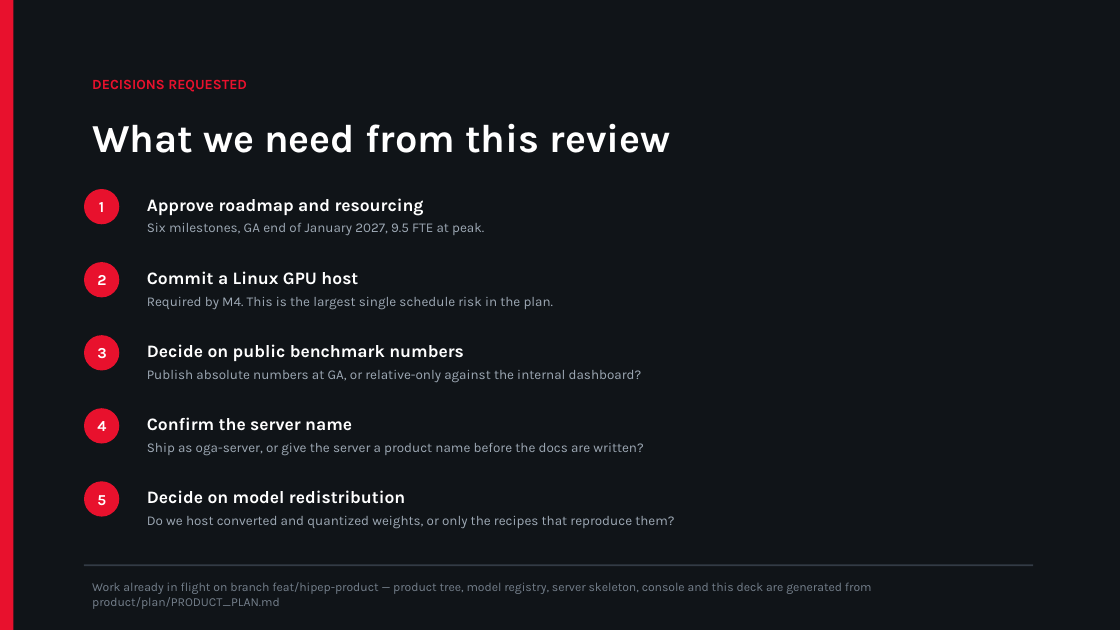
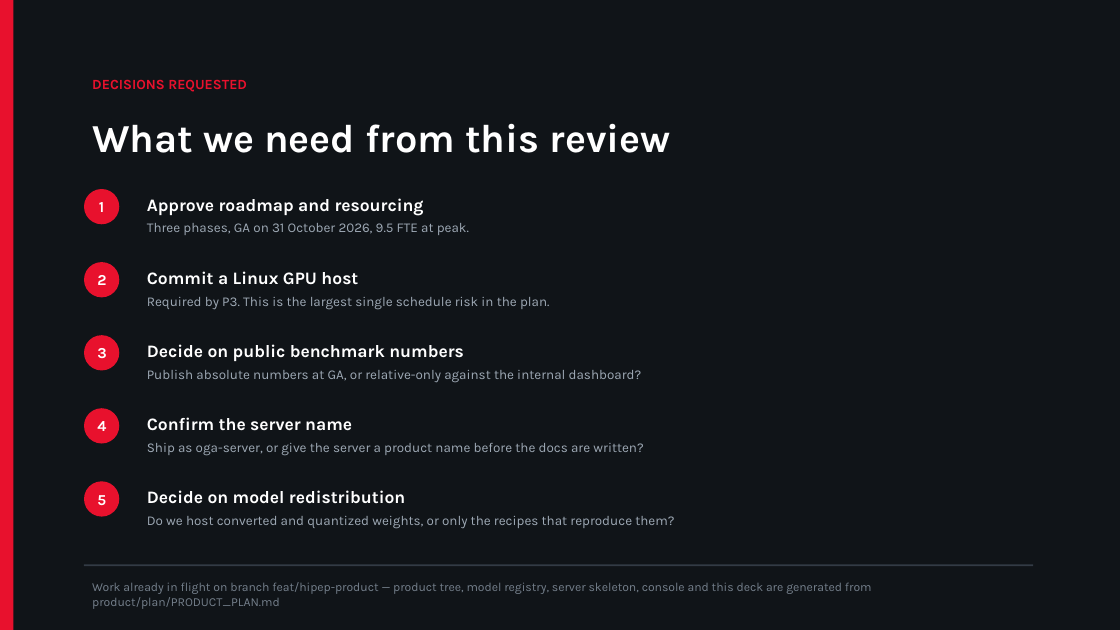
Before and after one commit to qianglin-amd/hip-ep, a slide deck: slide 14 of product/plan/HIP-EP-Product-Plan.pptx. Drawn at 1120x630 pixels with LibreOffice and Linux fonts; fonts in the diff are those of the drawing. Boxes give left, top, right and bottom in pixels: in the first picture for what was removed or moved away, otherwise in the second. Text is boxed around its words. In the diff, an @@ line names an element or a change of style, - is before the commit and + after.

```diff
--- a/product/plan/HIP-EP-Product-Plan.pptx
+++ b/product/plan/HIP-EP-Product-Plan.pptx
@@ text at (x1=147, y1=223, x2=469, y2=235): text changed @@
-Six milestones, GA end of January 2027, 9.5 FTE at peak.
+Three phases, GA on 31 October 2026, 9.5 FTE at peak.
@@ text at (x1=147, y1=297, x2=550, y2=309): text changed @@
-Required by M4. This is the largest single schedule risk in the plan.
+Required by P3. This is the largest single schedule risk in the plan.
```
Also in this commit, not shown: 9 other slides changed, 47 other files.
